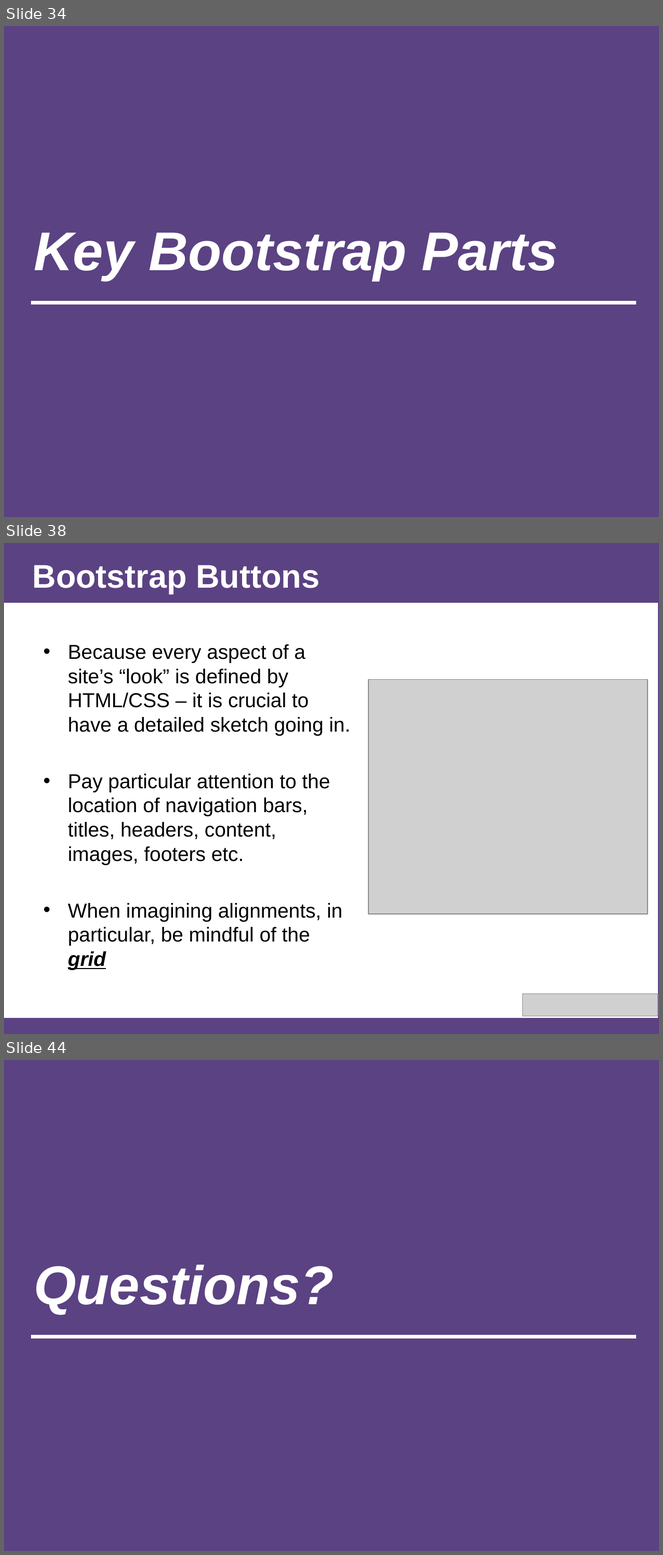
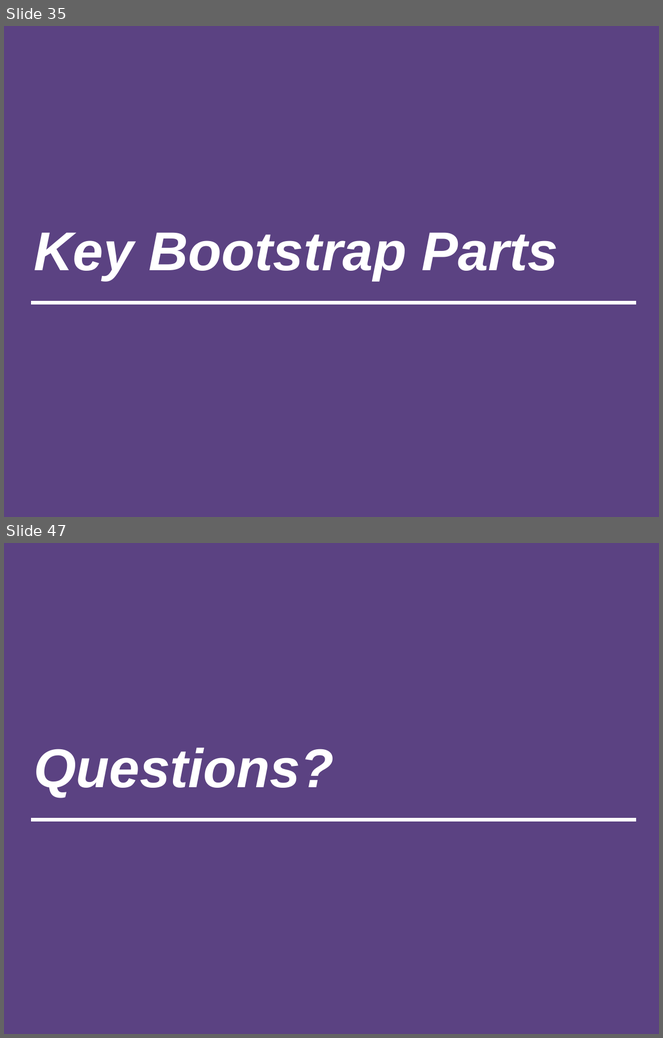
Before and after one commit to afhaque/Rice-DevChats-Bootstrap, a slide deck: slides/AHaque_Bootstrap-Presentation_1-24-15.pptx. Shown one above the other, each under a label of ours: slides 34, 38 and 44 before the commit, slides 35 and 47 after it; the slides between them are not shown. The pictures are 663x1555 and 663x1038 pixels, drawn with LibreOffice and Linux fonts; fonts in the diff are those of the drawing; grey boxes stand for pictures. Boxes give left, top, right and bottom in pixels: in the first picture for what was removed or moved away, otherwise in the second. Text is boxed around its words. In the diff, an @@ line names an element or a change of style, - is before the commit and + after.

```diff
--- a/slides/AHaque_Bootstrap-Presentation_1-24-15.pptx
+++ b/slides/AHaque_Bootstrap-Presentation_1-24-15.pptx
@@ slide 38 removed at (4, 543, 659, 1034), background #5B4282 @@
@@ title removed at (33, 565, 320, 593) @@
-Bootstrap Buttons
@@ rectangle removed at (4, 603, 658, 1018) @@
@@ text removed at (68, 644, 350, 970) @@
-• Because every aspect of a site’s “look” is defined by HTML/CSS – it is crucial to have a detailed sketch going in.
-• Pay particular attention to the location of navigation bars, titles, headers, content, images, footers etc.
-• When imagining alignments, in particular, be mindful of the grid
@@ picture removed at (369, 679, 647, 914) @@
@@ picture removed at (523, 994, 659, 1016) @@
@@ what was slide 34 is now slide 35 @@
@@ what was slide 44 is now slide 47 @@
```
Also in this commit, not shown: 6 slides changed, 9 slides added, 5 other slides removed, 2 other files.
